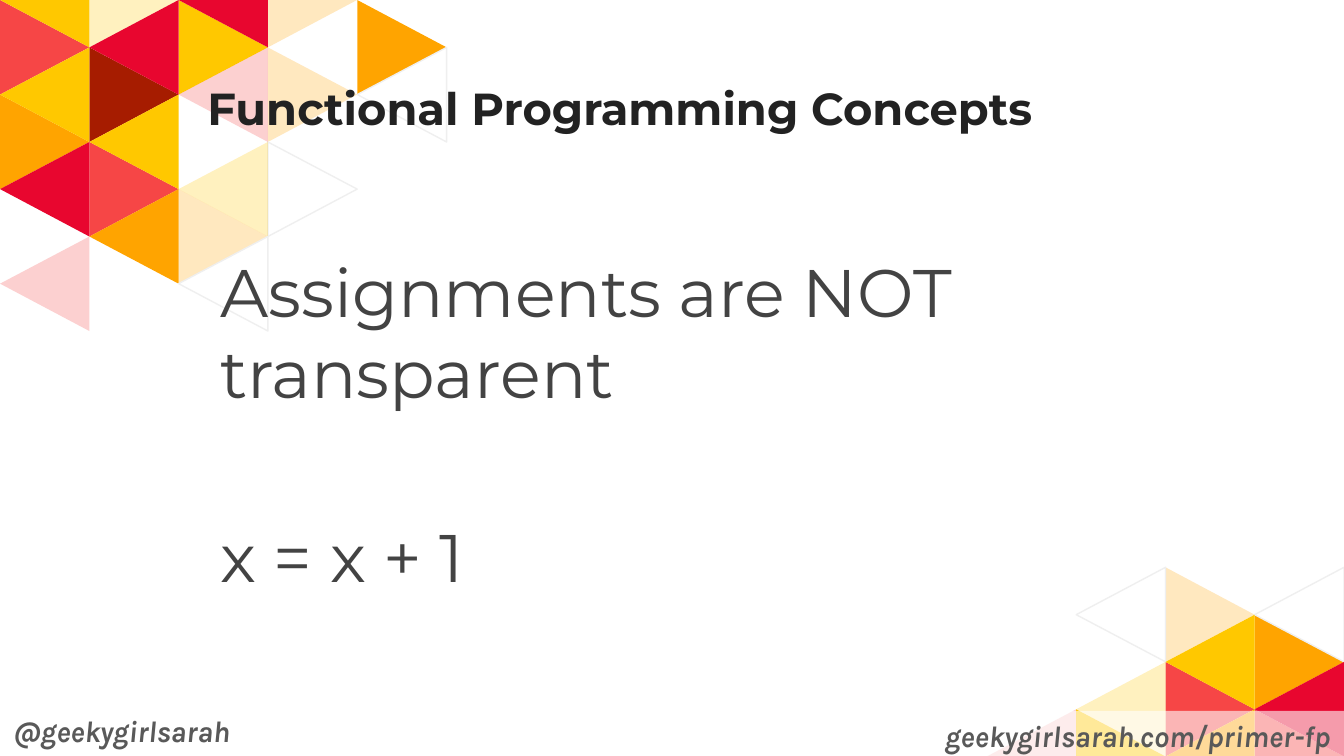
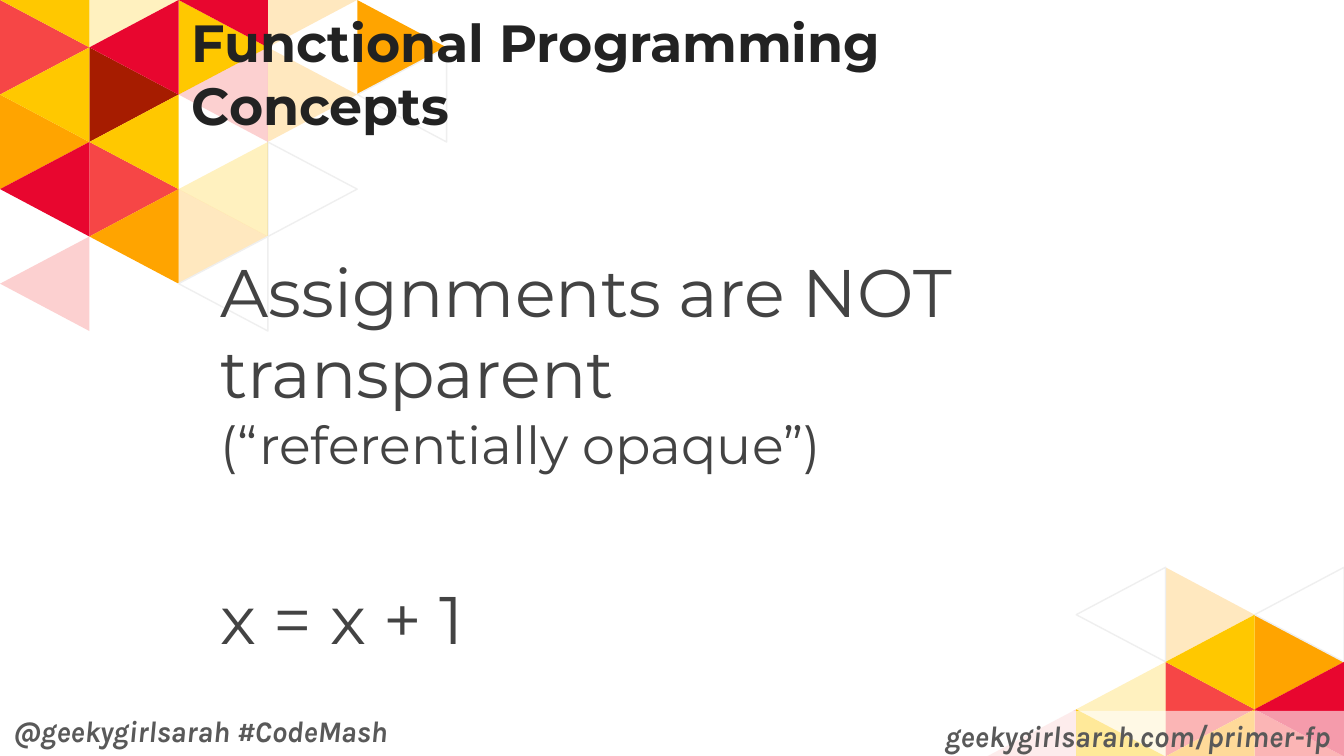
Before and after one commit to geekygirlsarah/talk-a_primer_on_functional_programming, a slide deck: slide 28 of A Primer on Functional Programming.pptx (slide 26 before the commit). Drawn at 1344x756 pixels with LibreOffice and Linux fonts; fonts in the diff are those of the drawing. Boxes give left, top, right and bottom in pixels: in the first picture for what was removed or moved away, otherwise in the second. Text is boxed around its words. In the diff, an @@ line names an element or a change of style, - is before the commit and + after.

Commit message:
Update slides from CodeMash 2019

```diff
--- a/A Primer on Functional Programming.pptx
+++ b/A Primer on Functional Programming.pptx
@@ title "Functional Programming Concepts": place and size @@
-title "Functional Programming Concepts" at [207,82,1032,136]
+title "Functional Programming Concepts" at [192,11,880,137]
@@ title "Functional Programming Concepts" at [192,11,880,137]: size 24 to 28 pt @@
@@ text at [221,252,952,475]: text changed @@
-Assignments are NOT transparent
+Assignments are NOT transparent
+(“referentially opaque”)
@@ text at [13,721,388,750]: text changed @@
-@geekygirlsarah
+@geekygirlsarah #CodeMash
```
Also in this commit, not shown: 62 other slides changed, 3 slides added, 1 other file.
